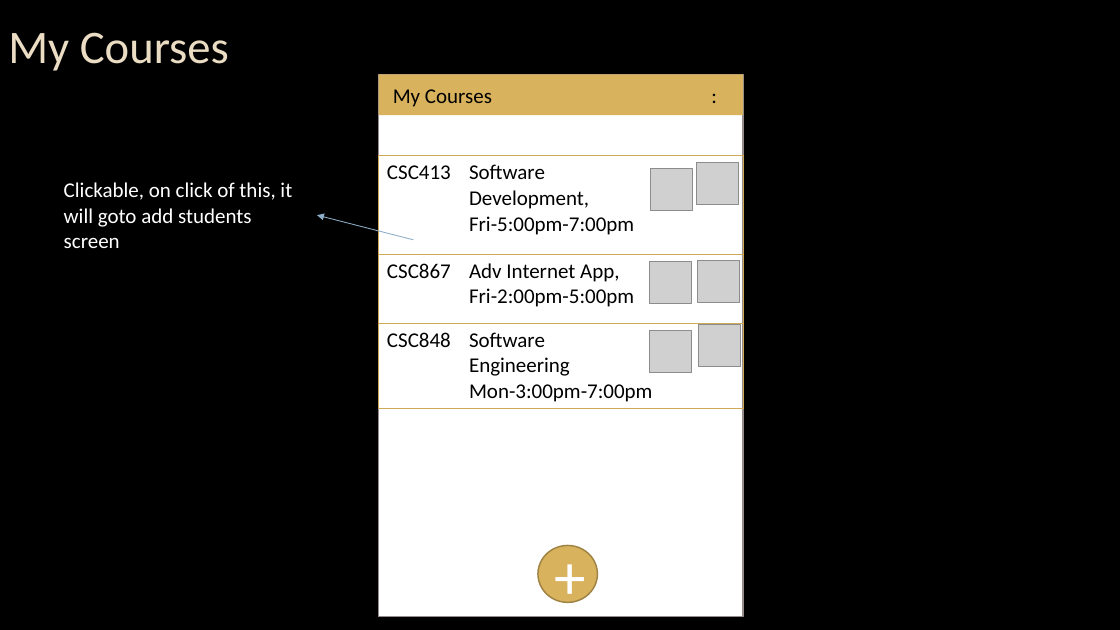
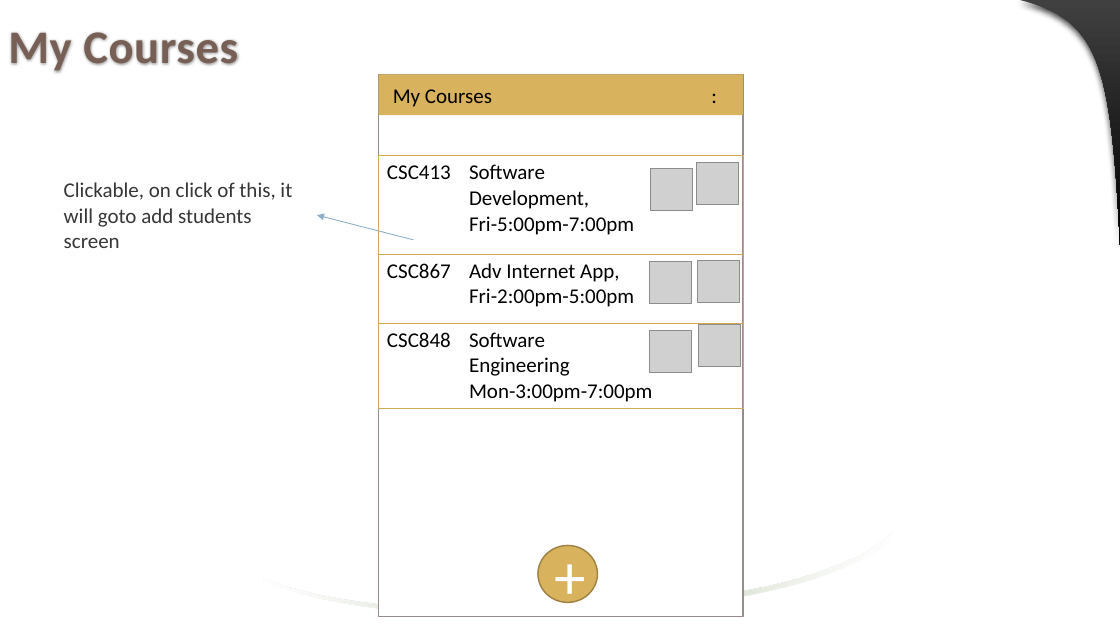
Before and after one commit to jaenudin86/Attendance, a slide deck: slide 24 of Attendance Wireframes.pptx (slide 20 before the commit). Drawn at 1120x630 pixels with LibreOffice and Linux fonts; fonts in the diff are those of the drawing; grey boxes stand for pictures; background and template pictures are left out. Boxes give left, top, right and bottom in pixels: in the first picture for what was removed or moved away, otherwise in the second. Text is boxed around its words. In the diff, an @@ line names an element or a change of style, - is before the commit and + after.

```diff
--- a/Attendance Wireframes.pptx
+++ b/Attendance Wireframes.pptx
@@ background picture (left out) to #FFFFFF @@
@@ title "My Courses" at [8, 32, 238, 73]: text colour #EBDDC3 to #775F55, letter spacing 0 to 0.5 pt, letter outline #404040 0.75 pt to none, bold on @@
@@ freeform shape added at [1020, 0, 1120, 245], fill gradient #414141 to #000000 @@
@@ text "Clickable, on click of this, ..." at [64, 182, 292, 248]: text colour #FFFFFF to #363636 @@
@@ freeform shape added at [262, 532, 892, 616], fill gradient #FFFFFF to #9CB084 @@
```
Also in this commit, not shown: 35 other slides changed, 7 slides added, 3 slides removed, 1 other file.
